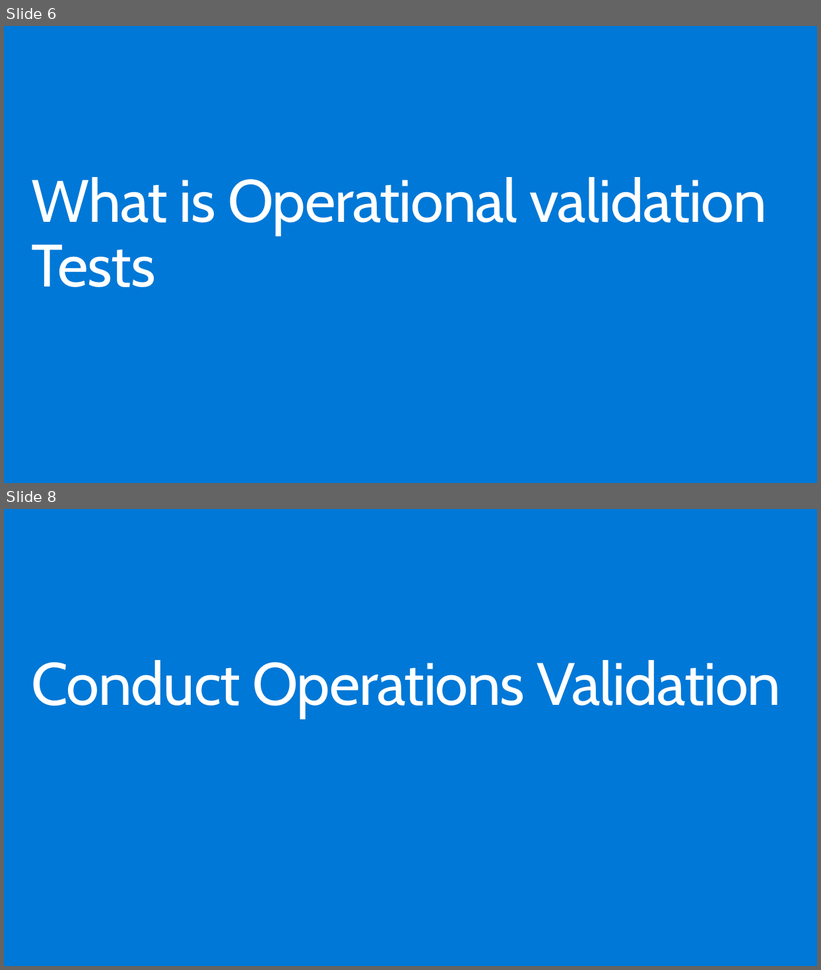
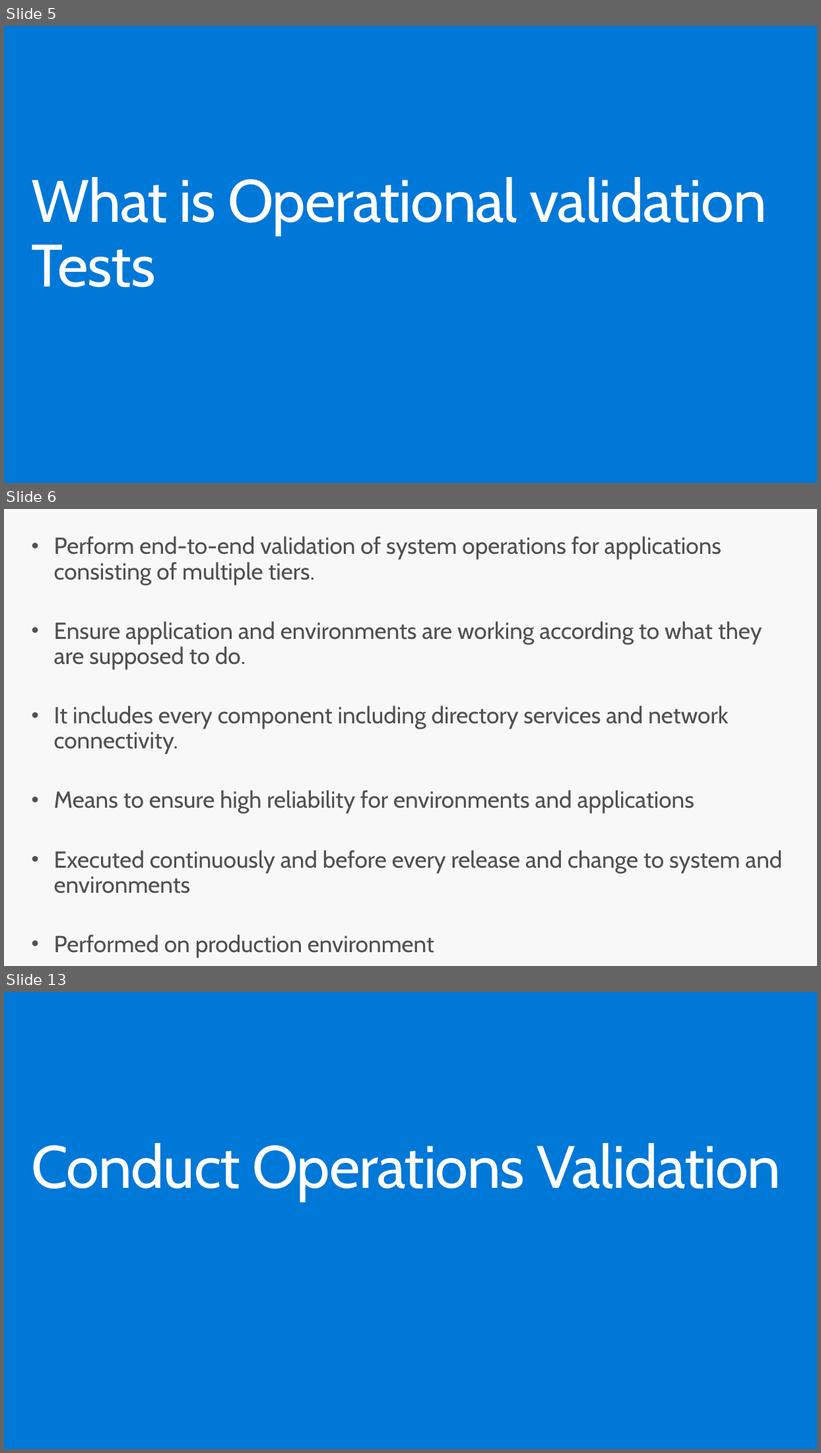
Before and after one commit to riteshmodi123/Presentations, a slide deck: OpsValidation.pptx. Shown one above the other, each under a label of ours: slides 6 and 8 before the commit, slides 5, 6 and 13 after it; the slides between them are not shown. The pictures are 821x970 and 821x1453 pixels, drawn with LibreOffice and Linux fonts; fonts in the diff are those of the drawing. Boxes give left, top, right and bottom in pixels: in the first picture for what was removed or moved away, otherwise in the second. Text is boxed around its words. In the diff, an @@ line names an element or a change of style, - is before the commit and + after.

```diff
--- a/OpsValidation.pptx
+++ b/OpsValidation.pptx
@@ slide 6 added at bbox=[4, 509, 817, 966], background #F8F8F8 @@
@@ text added at bbox=[54, 536, 782, 958], 28 pt, text #505050 @@
+• Perform end-to-end validation of system operations for applications consisting of multiple tiers.
+• Ensure application and environments are working according to what they are supposed to do.
+• It includes every component including directory services and network connectivity.
+• Means to ensure high reliability for environments and applications
+• Executed continuously and before every release and change to system and environments
+• Performed on production environment
@@ what was slide 6 is now slide 5 @@
@@ what was slide 8 is now slide 13 @@
```
Also in this commit, not shown: 1 slide changed, 7 other slides added, 2 slides removed.
